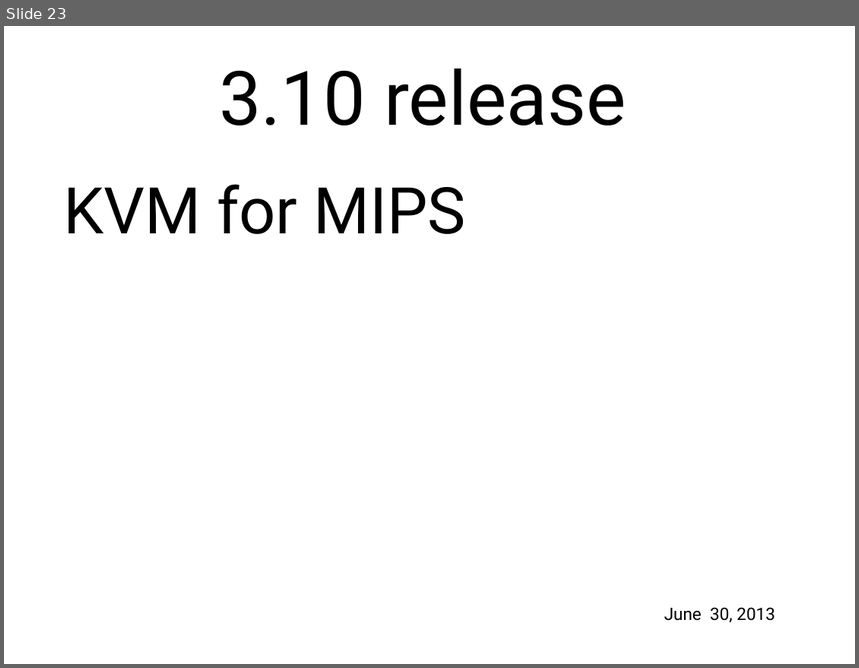
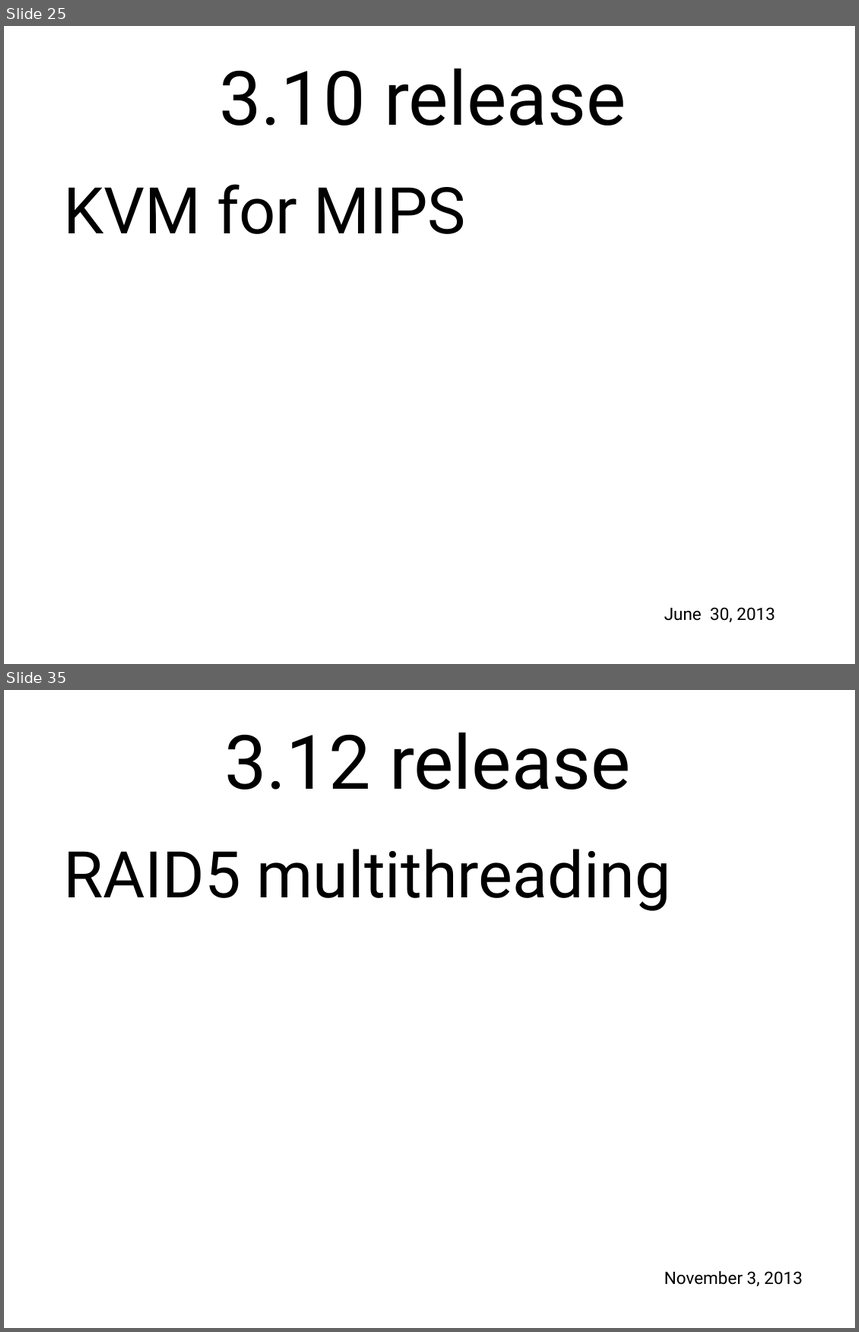
Before and after one commit to gregkh/kernel-development, a slide deck: lf_kernel-development.odp. Shown one above the other, each under a label of ours: slide 23 before the commit, slides 25 and 35 after it; the slides between them are not shown. The pictures are 859x668 and 859x1332 pixels, drawn with LibreOffice and Linux fonts; fonts in the diff are those of the drawing; background and template pictures are left out. Boxes give left, top, right and bottom in pixels: in the first picture for what was removed or moved away, otherwise in the second. Text is boxed around its words. In the diff, an @@ line names an element or a change of style, - is before the commit and + after.

```diff
--- a/lf_kernel-development.odp
+++ b/lf_kernel-development.odp
@@ slide 35 added at (4, 690, 855, 1328), background picture (left out) @@
@@ text added at (224, 733, 631, 790), 70 pt, text #000000 @@
+3.12 release
@@ text added at (63, 849, 671, 911), 60 pt, text #000000 @@
+RAID5 multithreading
@@ text added at (664, 1271, 803, 1287), 16 pt, text #000000 @@
+November 3, 2013
@@ what was slide 23 is now slide 25 @@
```
Also in this commit, not shown: 4 slides changed, 12 other slides added, 4 slides removed, 1 other file.
